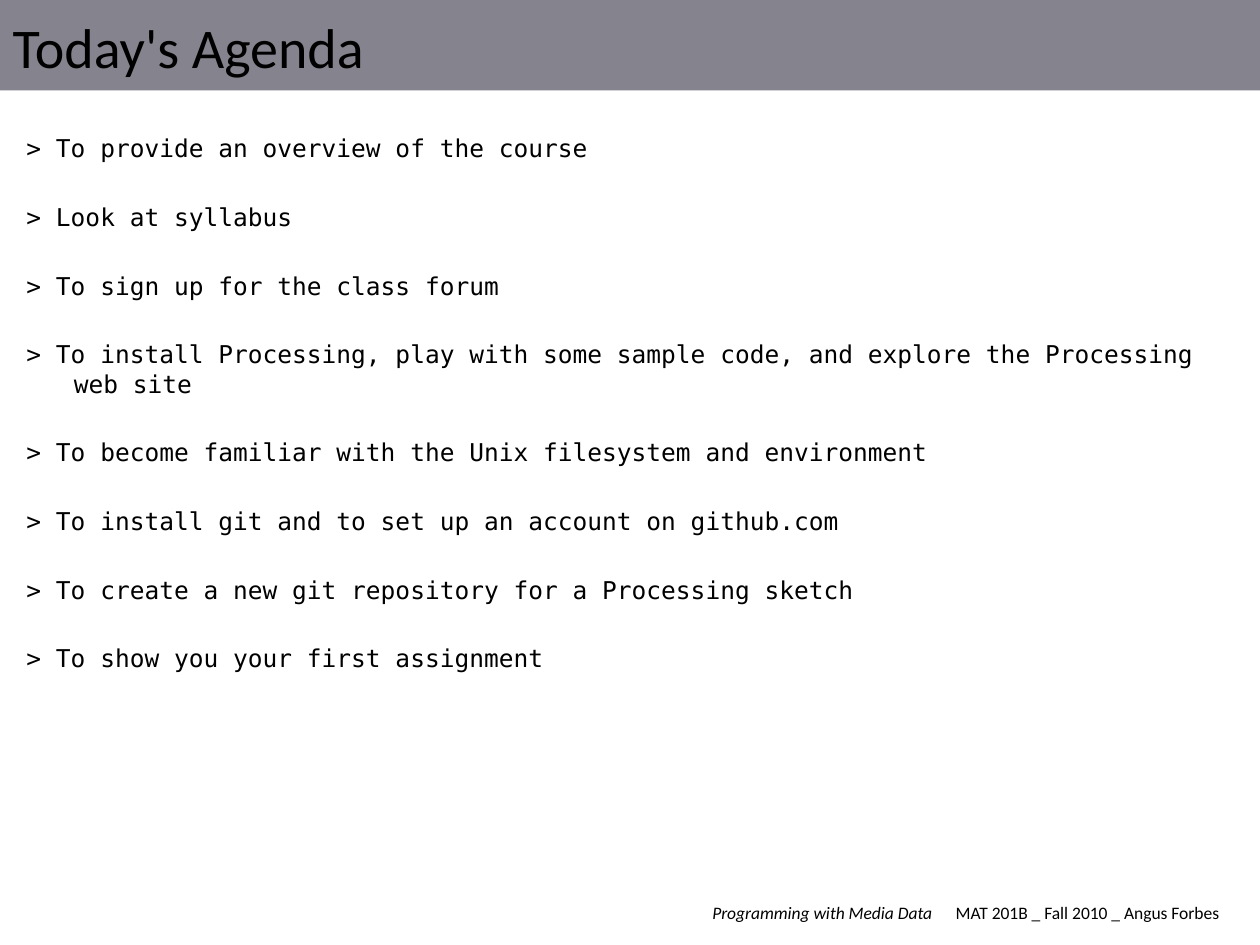
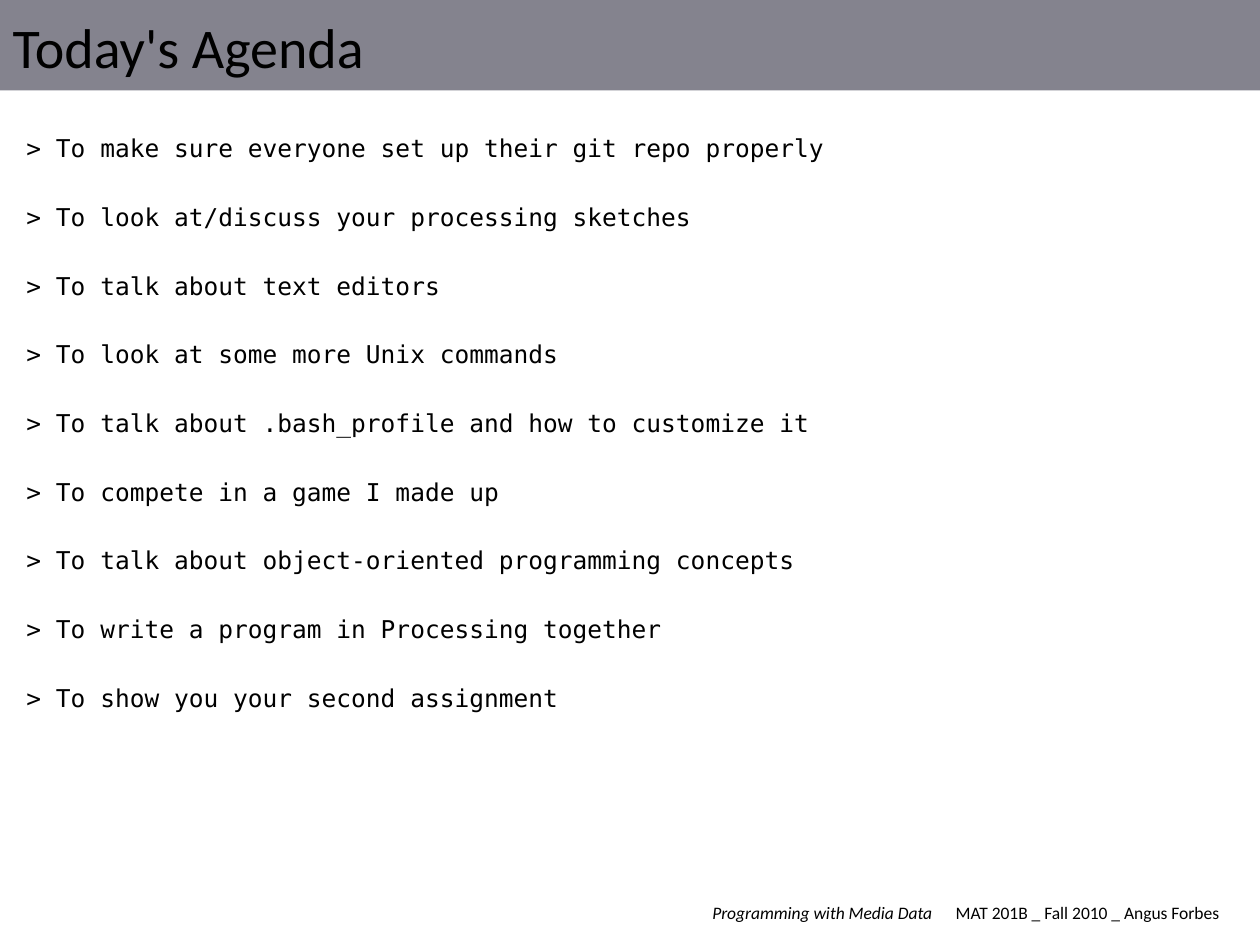
Before and after one commit to angusforbes/mat201b, a slide deck: slide 1 of slides/week1_tues.pptx (slide 4 before the commit). Drawn at 1260x945 pixels with LibreOffice and Linux fonts; fonts in the diff are those of the drawing. Boxes give left, top, right and bottom in pixels: in the first picture for what was removed or moved away, otherwise in the second. Text is boxed around its words. In the diff, an @@ line names an element or a change of style, - is before the commit and + after.

Commit message:
Added stuff for 9/28 class

```diff
--- a/slides/week1_tues.pptx
+++ b/slides/week1_tues.pptx
@@ text at (56,138,824,712): text changed @@
-> To provide an overview of the course
-> Look at syllabus
-> To sign up for the class forum
-> To install Processing, play with some sample code, and explore the Processing web site
-> To become familiar with the Unix filesystem and environment
-> To install git and to set up an account on github.com
-> To create a new git repository for a Processing sketch
-> To show you your first assignment
+> To make sure everyone set up their git repo properly
+> To look at/discuss your processing sketches
+> To talk about text editors
+> To look at some more Unix commands
+> To talk about .bash_profile and how to customize it
+> To compete in a game I made up
+> To talk about object-oriented programming concepts
+> To write a program in Processing together
+> To show you your second assignment
```
Also in this commit, not shown: 1 other slide changed, 4 slides added, 12 slides removed, 5 other files.
